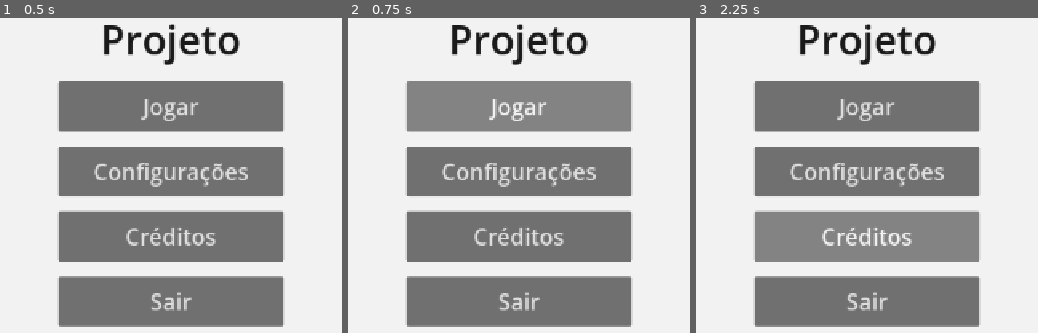
Above: before the commit, frames 1-3 (left to right).
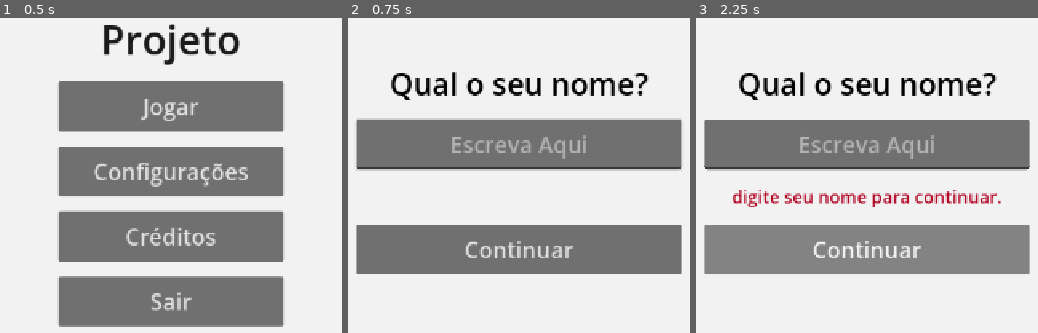
Above: after the commit, the same moments.

Repository: ElTonio313/ProjetoEngSoftUTFPR2026
Game: Godot game, scene res://scenes/menu/MainMenu.tscn
Same seed, same stepped clock (60 frames per second), same inputs: the game is played once before the commit and once after it.
Inputs (mouse positions are in pixels of both pictures, inside the frame that each line leads up to):
- Up to frame 1 (0.5 s): no input
- Up to frame 2 (0.75 s): click "Jogar" at 0.5 s
- Up to frame 3 (2.25 s): click (867, 106) at 1.25 s, where only the run before the commit has a clickable "Jogar"; click (867, 251) at 2 s, where only the run after the commit has a clickable "Continuar"

Frame 1 is identical in both runs. In frame 2, 47% of the frame differs, in the area x 2-98%, y 1-99%; in frame 3, 48%.

Commit message:
Configuração de caminho para o botão jogar

Diff:
--- a/autoload/game_state.gd
+++ b/autoload/game_state.gd
@@ -1,4 +1,10 @@
 extends Node
 
-#nome informado pelo aluno
+#Caminho das Cenas
+const SCENE_PLAYER_NAME := "res://scenes/player_name/PlayerName.tscn"
+
+#nome do aluno informado na cena player_name
 var player_name: String = ""
+
+func go_to_player_name() -> void:
+	get_tree().change_scene_to_file(SCENE_PLAYER_NAME)
--- a/scenes/menu/MainMenu.tscn
+++ b/scenes/menu/MainMenu.tscn
@@ -68,3 +68,5 @@
 layout_mode = 2
 theme_override_font_sizes/font_size = 36
 text = "Sair"
+
+[connection signal="pressed" from="CenterContainer/VBoxContainer/PlayButton" to="." method="_on_play_button_pressed"]
--- a/scenes/menu/main_menu.gd
+++ b/scenes/menu/main_menu.gd
@@ -1,6 +1,5 @@
 extends Control
 
-func _ready() -> void:
-	print("nome antes: '", GameState.player_name, "'")
-	GameState.player_name = "Teste"
-	print("nome depois: '", GameState.player_name, "'")
+#muda para a cena de informar o nome
+func _on_play_button_pressed() -> void:
+	GameState.go_to_player_name()
